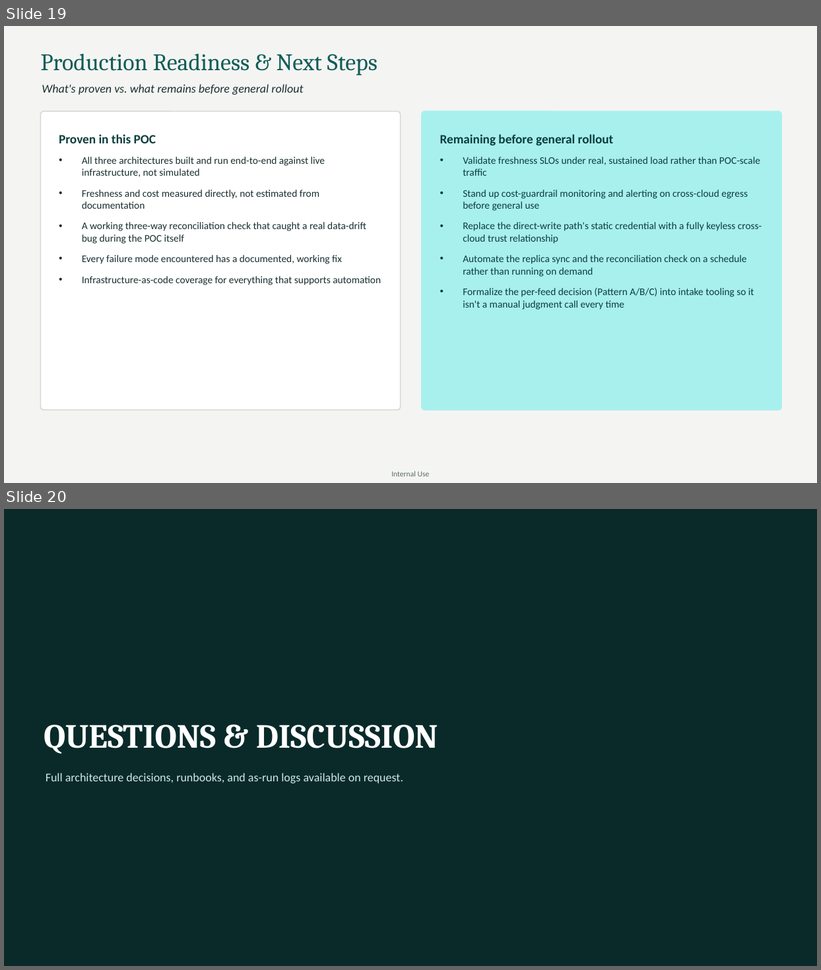
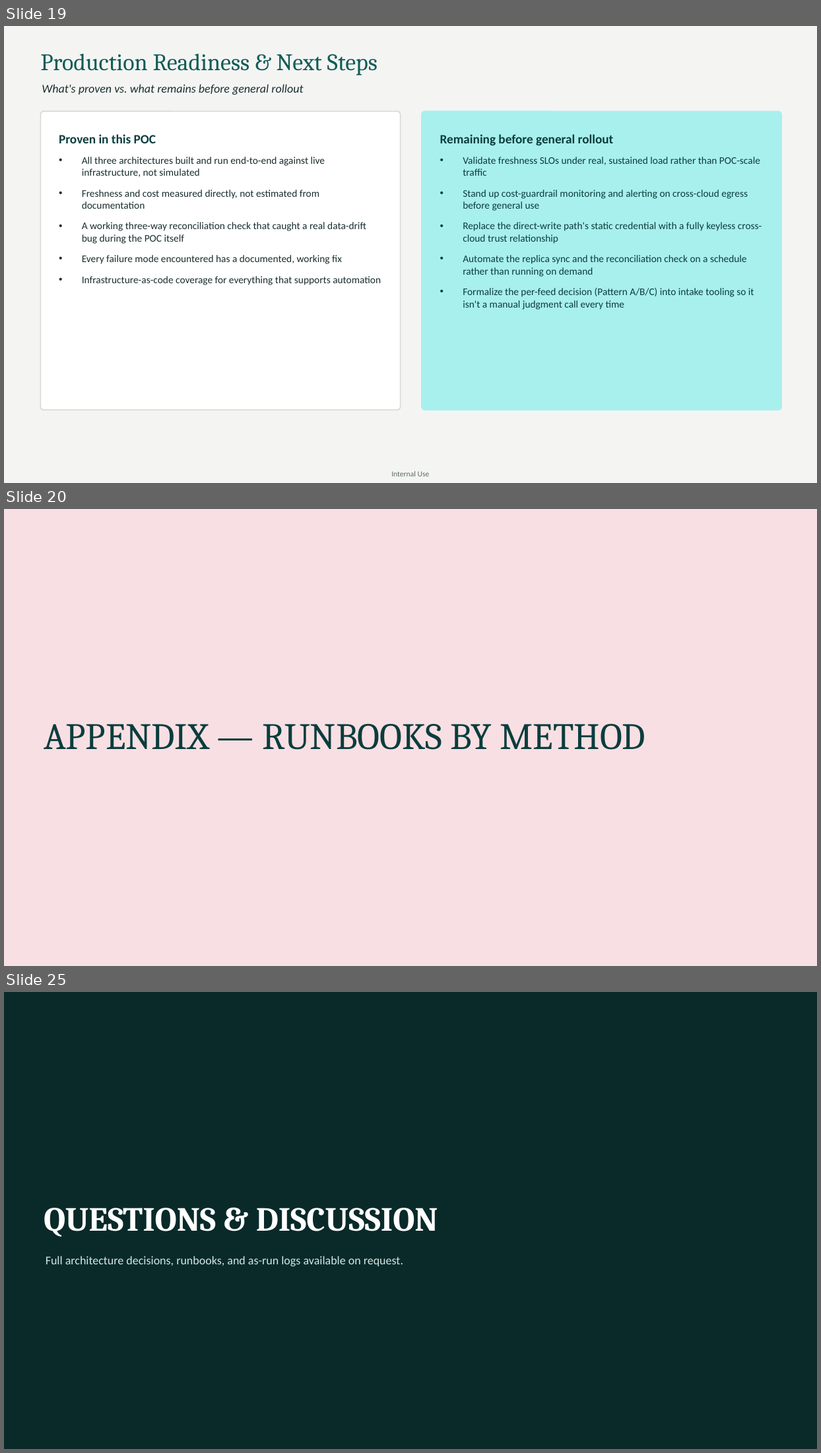
Before and after one commit to jeremydegardeyn/iceberg-zero-copy-poc, a slide deck: docs/iceberg-zero-copy-poc-story.pptx. Shown one above the other, each under a label of ours: slides 19 and 20 before the commit, slides 19, 20 and 25 after it; the slides between them are not shown. The pictures are 821x970 and 821x1453 pixels, drawn with LibreOffice and Linux fonts; fonts in the diff are those of the drawing. Boxes give left, top, right and bottom in pixels: in the first picture for what was removed or moved away, otherwise in the second. Text is boxed around its words. In the diff, an @@ line names an element or a change of style, - is before the commit and + after.

```diff
--- a/docs/iceberg-zero-copy-poc-story.pptx
+++ b/docs/iceberg-zero-copy-poc-story.pptx
@@ slide 20 added at <box>4,509,817,966</box>, background #F8DFE3 @@
@@ text added at <box>44,724,646,750</box>, 44 pt, text #0B3D3D @@
+APPENDIX — RUNBOOKS BY METHOD
@@ what was slide 20 is now slide 25 @@
```
Also in this commit, not shown: 1 slide changed, 6 other slides added, 2 slides removed.
